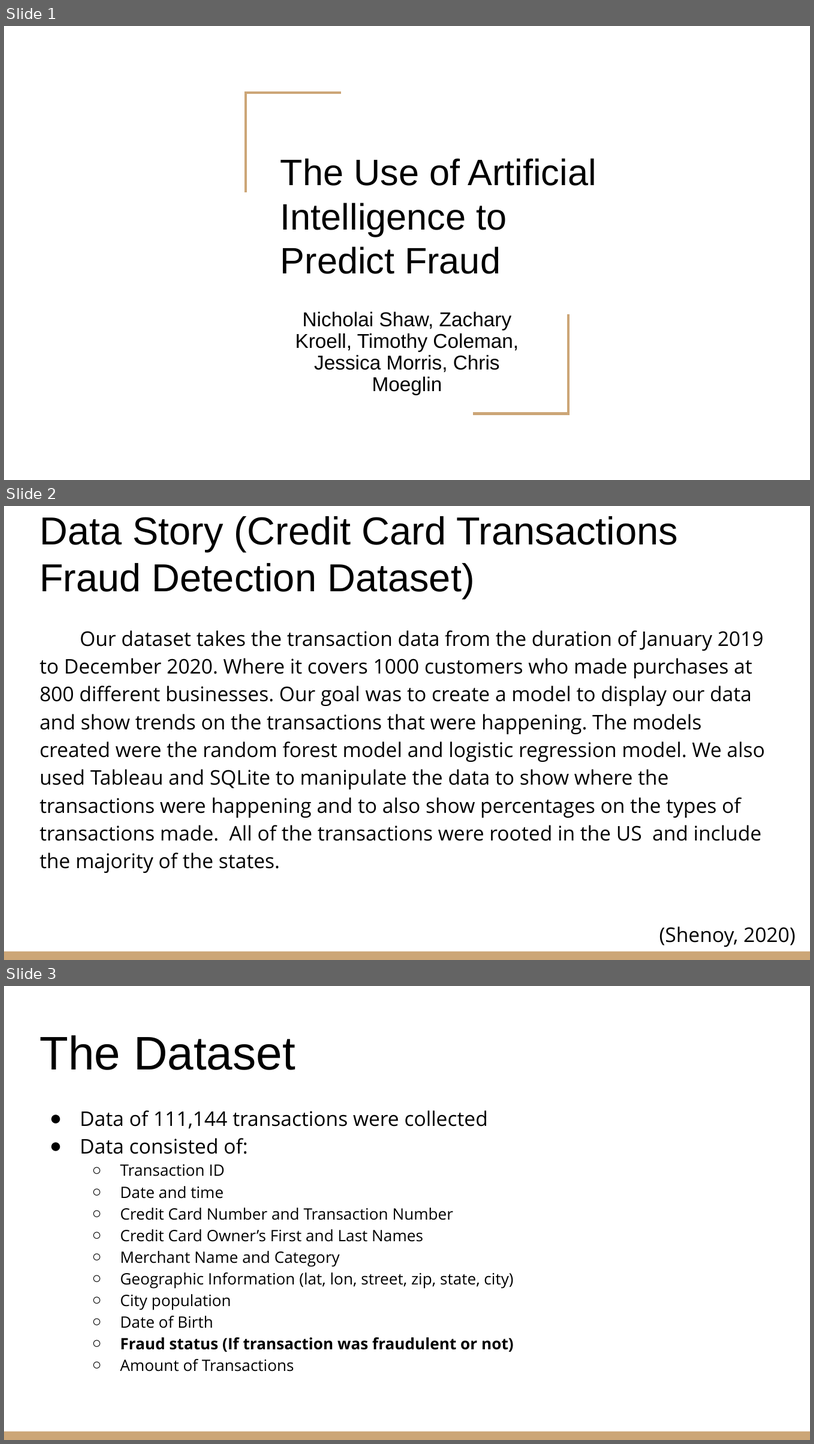
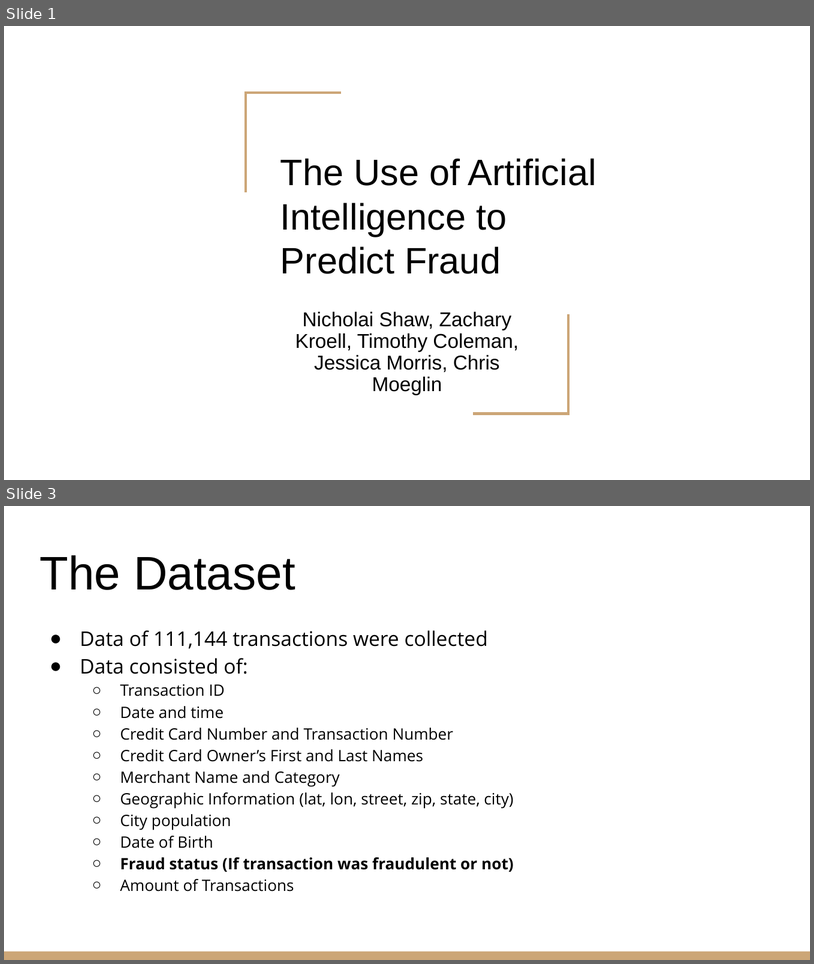
Before and after one commit to nicholaishaw/fraud-detection-project, a slide deck: powerpoint-presentation/Fraud Detection Project.pptx. Shown one above the other, each under a label of ours: slides 1, 2 and 3 before the commit, slides 1 and 3 after it; the slides between them are not shown. The pictures are 814x1444 and 814x964 pixels, drawn with LibreOffice and Linux fonts; fonts in the diff are those of the drawing. Boxes give left, top, right and bottom in pixels: in the first picture for what was removed or moved away, otherwise in the second. Text is boxed around its words. In the diff, an @@ line names an element or a change of style, - is before the commit and + after.

```diff
--- a/powerpoint-presentation/Fraud Detection Project.pptx
+++ b/powerpoint-presentation/Fraud Detection Project.pptx
@@ slide 2 removed at <box>4,506,810,960</box>, background #FFFFFF; not listed: 1 template element that a slide beside it also shows @@
@@ title removed at <box>39,516,678,598</box> @@
-Data Story (Credit Card Transactions Fraud Detection Dataset)
@@ text removed at <box>39,630,765,873</box> @@
-Our dataset takes the transaction data from the duration of January 2019 to December 2020. Where it covers 1000 customers who made purchases at 800 different businesses. Our goal was to create a model to display our data and show trends on the transactions that were happening. The models created were the random forest model and logistic regression model. We also used Tableau and SQLite to manipulate the data to show where the transactions were happening and to also show percentages on the types of transactions made. All of the transactions were rooted in the US and include the majority of the states.
@@ text removed at <box>660,926,796,946</box> @@
-(Shenoy, 2020)
```
Also in this commit, not shown: 8 slides changed, 4 slides added.
